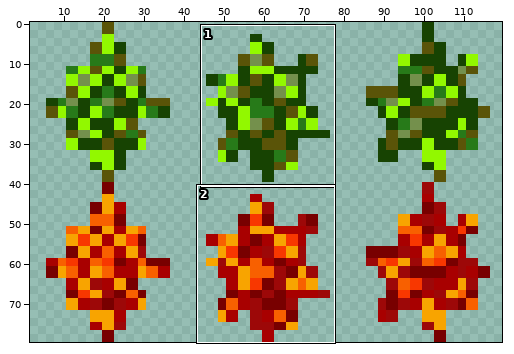
Edited in one commit: sprite sheet (res/images/bot_mist_40x40.png). The picture above shows the old version from afar; the outline marks the close-up.
Close-up. As it was:
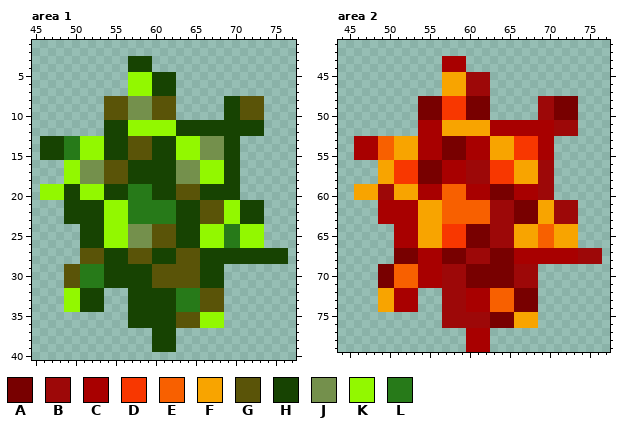
The file is 120x80 pixels. Shown: area 1: x 45..77, y 1..40; area 2: x 44..77, y 41..79. The wide view leaves out empty margins. The commit also changed other parts of the picture, which this record leaves out.
Palette (. is transparent): A #780000  B #9d0808  C #a80000  D #f83700  E #f86000  F #f8a400  G #5a5408  H #174302  J #74904c  K #92f800  L #277a19
And afterwards:
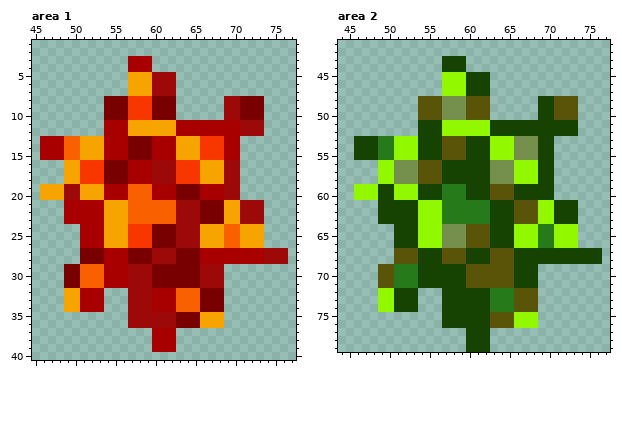
Changes in this commit:
@@ palette @@
-A #780000
+A #5a5408
-D #f83700
+D #74904c
-E #f86000
+E #277a19
-F #f8a400
+F #92f800
-G #5a5408
+G #780000
-J #74904c
+J #f83700
-K #92f800
+K #f8a400
-L #277a19
+L #f86000
--- area 1
@@ x 45..77 @@
  2 .................................
- 3 ............HHH..................
- 4 ............HHH..................
- 5 ............KKKHHH...............
- 6 ............KKKHHH...............
- 7 ............KKKHHH...............
- 8 .........GGGJJJGGG......HHGGG....
- 9 .........GGGJJJGGG......HHGGG....
-10 .........GGGJJJGGG......HHGGG....
-11 .........HHHKKKKKKHHHHHHHHHHH....
-12 .........HHHKKKKKKHHHHHHHHHHH....
-13 .HHHLLKKKHHHGGGHHHKKKJJJHH.......
-14 .HHHLLKKKHHHGGGHHHKKKJJJHH.......
-15 .HHHLLKKKHHHGGGHHHKKKJJJHH.......
-16 ....KKJJJGGGHHHHHHJJJKKKHH.......
-17 ....KKJJJGGGHHHHHHJJJKKKHH.......
-18 ....KKJJJGGGHHHHHHJJJKKKHH.......
-19 .KKKHHKKKHHHLLLHHHGGGHHHHH.......
-20 .KKKHHKKKHHHLLLHHHGGGHHHHH.......
-21 ....HHHHHKKKLLLLLLHHHGGGKKHHH....
-22 ....HHHHHKKKLLLLLLHHHGGGKKHHH....
-23 ....HHHHHKKKLLLLLLHHHGGGKKHHH....
-24 ......HHHKKKJJJGGGHHHKKKLLKKK....
-25 ......HHHKKKJJJGGGHHHKKKLLKKK....
-26 ......HHHKKKJJJGGGHHHKKKLLKKK....
-27 ......GGGHHHGGGHHHGGGHHHHHHHHHHH.
-28 ......GGGHHHGGGHHHGGGHHHHHHHHHHH.
-29 ....GGLLLHHHHHHGGGGGGHHH.........
-30 ....GGLLLHHHHHHGGGGGGHHH.........
-31 ....GGLLLHHHHHHGGGGGGHHH.........
-32 ....KKHHH...HHHHHHLLLGGG.........
-33 ....KKHHH...HHHHHHLLLGGG.........
-34 ....KKHHH...HHHHHHLLLGGG.........
-35 ............HHHHHHGGGKKK.........
-36 ............HHHHHHGGGKKK.........
-37 ...............HHH...............
-38 ...............HHH...............
-39 ...............HHH...............
+ 3 ............CCC..................
+ 4 ............CCC..................
+ 5 ............KKKBBB...............
+ 6 ............KKKBBB...............
+ 7 ............KKKBBB...............
+ 8 .........GGGJJJGGG......BBGGG....
+ 9 .........GGGJJJGGG......BBGGG....
+10 .........GGGJJJGGG......BBGGG....
+11 .........CCCKKKKKKCCCCCCCCBBB....
+12 .........CCCKKKKKKCCCCCCCCBBB....
+13 .CCCLLKKKCCCGGGCCCKKKJJJCC.......
+14 .CCCLLKKKCCCGGGCCCKKKJJJCC.......
+15 .CCCLLKKKCCCGGGCCCKKKJJJCC.......
+16 ....KKJJJGGGCCCBBBJJJKKKBB.......
+17 ....KKJJJGGGCCCBBBJJJKKKBB.......
+18 ....KKJJJGGGCCCBBBJJJKKKBB.......
+19 .KKKBBKKKCCCLLLCCCGGGCCCBB.......
+20 .KKKBBKKKCCCLLLCCCGGGCCCBB.......
+21 ....CCCCCKKKLLLLLLBBBGGGKKBBB....
+22 ....CCCCCKKKLLLLLLBBBGGGKKBBB....
+23 ....CCCCCKKKLLLLLLBBBGGGKKBBB....
+24 ......CCCKKKJJJGGGBBBKKKLLKKK....
+25 ......CCCKKKJJJGGGBBBKKKLLKKK....
+26 ......CCCKKKJJJGGGBBBKKKLLKKK....
+27 ......GGGCCCGGGBBBGGGCCCCCCCCBBB.
+28 ......GGGCCCGGGBBBGGGCCCCCCCCBBB.
+29 ....GGLLLCCCBBBGGGGGGBBB.........
+30 ....GGLLLCCCBBBGGGGGGBBB.........
+31 ....GGLLLCCCBBBGGGGGGBBB.........
+32 ....KKCCC...BBBCCCLLLGGG.........
+33 ....KKCCC...BBBCCCLLLGGG.........
+34 ....KKCCC...BBBCCCLLLGGG.........
+35 ............BBBBBBGGGKKK.........
+36 ............BBBBBBGGGKKK.........
+37 ...............CCC...............
+38 ...............CCC...............
+39 ...............CCC...............
 40 .................................
--- area 2
@@ x 44..77 @@
 42 ..................................
-43 .............CCC..................
-44 .............CCC..................
-45 .............FFFBBB...............
-46 .............FFFBBB...............
-47 .............FFFBBB...............
-48 ..........AAADDDAAA......BBAAA....
-49 ..........AAADDDAAA......BBAAA....
-50 ..........AAADDDAAA......BBAAA....
-51 ..........CCCFFFFFFCCCCCCCCBBB....
-52 ..........CCCFFFFFFCCCCCCCCBBB....
-53 ..CCCEEFFFCCCAAACCCFFFDDDCC.......
-54 ..CCCEEFFFCCCAAACCCFFFDDDCC.......
-55 ..CCCEEFFFCCCAAACCCFFFDDDCC.......
-56 .....FFDDDAAACCCBBBDDDFFFBB.......
-57 .....FFDDDAAACCCBBBDDDFFFBB.......
-58 .....FFDDDAAACCCBBBDDDFFFBB.......
-59 ..FFFBBFFFCCCEEECCCAAACCCBB.......
-60 ..FFFBBFFFCCCEEECCCAAACCCBB.......
-61 .....CCCCCFFFEEEEEEBBBAAAFFBBB....
-62 .....CCCCCFFFEEEEEEBBBAAAFFBBB....
-63 .....CCCCCFFFEEEEEEBBBAAAFFBBB....
-64 .......CCCFFFDDDAAABBBFFFEEFFF....
-65 .......CCCFFFDDDAAABBBFFFEEFFF....
-66 .......CCCFFFDDDAAABBBFFFEEFFF....
-67 .......AAACCCAAABBBAAACCCCCCCCBBB.
-68 .......AAACCCAAABBBAAACCCCCCCCBBB.
-69 .....AAEEECCCBBBAAAAAABBB.........
-70 .....AAEEECCCBBBAAAAAABBB.........
-71 .....AAEEECCCBBBAAAAAABBB.........
-72 .....FFCCC...BBBCCCEEEAAA.........
-73 .....FFCCC...BBBCCCEEEAAA.........
-74 .....FFCCC...BBBCCCEEEAAA.........
-75 .............BBBBBBAAAFFF.........
-76 .............BBBBBBAAAFFF.........
-77 ................CCC...............
-78 ................CCC...............
-79 ................CCC...............
+43 .............HHH..................
+44 .............HHH..................
+45 .............FFFHHH...............
+46 .............FFFHHH...............
+47 .............FFFHHH...............
+48 ..........AAADDDAAA......HHAAA....
+49 ..........AAADDDAAA......HHAAA....
+50 ..........AAADDDAAA......HHAAA....
+51 ..........HHHFFFFFFHHHHHHHHHHH....
+52 ..........HHHFFFFFFHHHHHHHHHHH....
+53 ..HHHEEFFFHHHAAAHHHFFFDDDHH.......
+54 ..HHHEEFFFHHHAAAHHHFFFDDDHH.......
+55 ..HHHEEFFFHHHAAAHHHFFFDDDHH.......
+56 .....FFDDDAAAHHHHHHDDDFFFHH.......
+57 .....FFDDDAAAHHHHHHDDDFFFHH.......
+58 .....FFDDDAAAHHHHHHDDDFFFHH.......
+59 ..FFFHHFFFHHHEEEHHHAAAHHHHH.......
+60 ..FFFHHFFFHHHEEEHHHAAAHHHHH.......
+61 .....HHHHHFFFEEEEEEHHHAAAFFHHH....
+62 .....HHHHHFFFEEEEEEHHHAAAFFHHH....
+63 .....HHHHHFFFEEEEEEHHHAAAFFHHH....
+64 .......HHHFFFDDDAAAHHHFFFEEFFF....
+65 .......HHHFFFDDDAAAHHHFFFEEFFF....
+66 .......HHHFFFDDDAAAHHHFFFEEFFF....
+67 .......AAAHHHAAAHHHAAAHHHHHHHHHHH.
+68 .......AAAHHHAAAHHHAAAHHHHHHHHHHH.
+69 .....AAEEEHHHHHHAAAAAAHHH.........
+70 .....AAEEEHHHHHHAAAAAAHHH.........
+71 .....AAEEEHHHHHHAAAAAAHHH.........
+72 .....FFHHH...HHHHHHEEEAAA.........
+73 .....FFHHH...HHHHHHEEEAAA.........
+74 .....FFHHH...HHHHHHEEEAAA.........
+75 .............HHHHHHAAAFFF.........
+76 .............HHHHHHAAAFFF.........
+77 ................HHH...............
+78 ................HHH...............
+79 ................HHH...............
